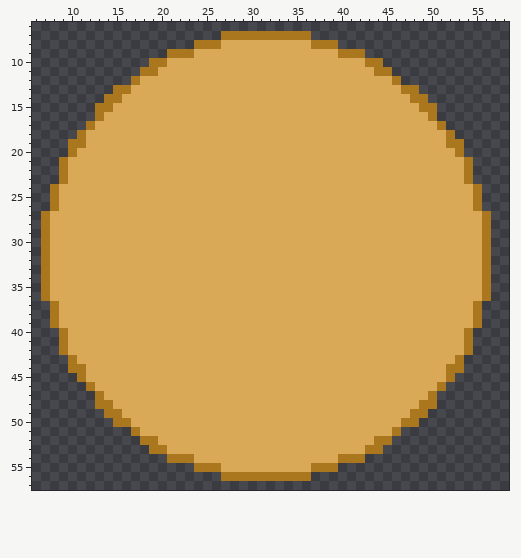
Pixel-art file, stored at resources/image/button/hide/idle.ase. The picture above was drawn from the file before the commit.
64x64 pixels, 1 frame. Shown: x 6..58, y 6..57.
And afterwards:
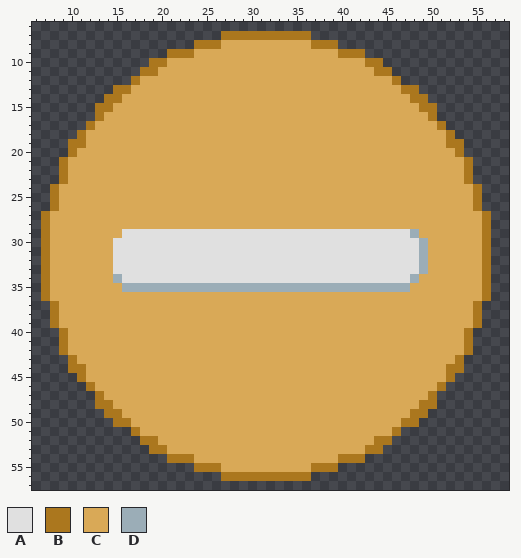
Palette (. is transparent): A #e0e0e0  B #ab771e  C #d9a957  D #9badb7
What changed:
{"change": "layer \"Layer 3\" now shown"}
{"where": "layer \"Layer 3\""}
{"y":29,"x":16,"old":"CCCCCCCCCCCCCCCCCCCCCCCCCCCCCCCCC","new":"AAAAAAAAAAAAAAAAAAAAAAAAAAAAAAAAD"}
{"y":30,"x":15,"old":"CCCCCCCCCCCCCCCCCCCCCCCCCCCCCCCCCCC","new":"AAAAAAAAAAAAAAAAAAAAAAAAAAAAAAAAAAD"}
{"y":31,"x":15,"old":"CCCCCCCCCCCCCCCCCCCCCCCCCCCCCCCCCCC","new":"AAAAAAAAAAAAAAAAAAAAAAAAAAAAAAAAAAD"}
{"y":32,"x":15,"old":"CCCCCCCCCCCCCCCCCCCCCCCCCCCCCCCCCCC","new":"AAAAAAAAAAAAAAAAAAAAAAAAAAAAAAAAAAD"}
{"y":33,"x":15,"old":"CCCCCCCCCCCCCCCCCCCCCCCCCCCCCCCCCCC","new":"AAAAAAAAAAAAAAAAAAAAAAAAAAAAAAAAAAD"}
{"y":34,"x":15,"old":"CCCCCCCCCCCCCCCCCCCCCCCCCCCCCCCCCC","new":"DAAAAAAAAAAAAAAAAAAAAAAAAAAAAAAAAD"}
{"y":35,"x":16,"old":"CCCCCCCCCCCCCCCCCCCCCCCCCCCCCCCC","new":"DDDDDDDDDDDDDDDDDDDDDDDDDDDDDDDD"}
{"label":"changed","picture_box":[113,229,428,292]}
